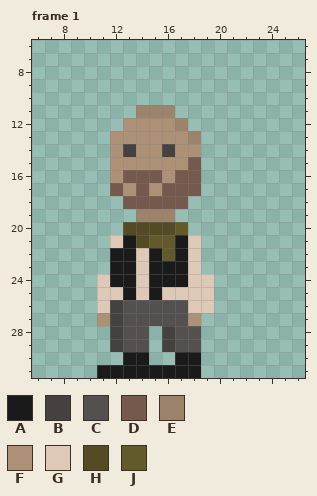
A pixel-art file gets an edit: COP4053/Assets/Art/Aesprites/Enemy/enemy.aseprite. That is the earlier state.
32x32 pixels, 25 frames. Shown: frame 1: x 6..26, y 6..31. The commit also changed other frames, which this record leaves out.
Palette (. is transparent): A #1a1a1a  B #454141  C #545050  D #75594c  E #9c836b  F #ac9176  G #ddc9b6  H #524b24  J #635a2c
Pixels before, frame 1, first column x 11:
11 ...EEE...
12 ..FFFFE..
13 .FFFFFFE.
14 .FBFFBFF.
15 .FFFFFFD.
16 .FDDDFDD.
17 .DFDFDDD.
18 ..DDDDD..
19 ...EEE...
20 ..HHHHJ..
21 .GAHJJAG.
22 .AAGAJAG.
23 .AAGAAAG.
24 GAAGAAAGG
25 GGAGAGGGG
26 GBCCCCCGG
27 FBCCCCCF.
28 .BCC.BCC.
29 .BCC.BCC.
30 ..AA..AA.
31 AAAAAAAA.
After the commit:
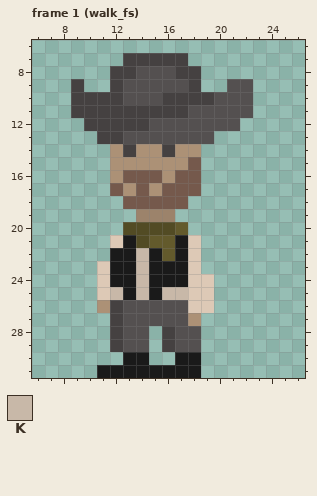
Colours new in this view: K #c8b8a8
Change:
layer "Layer 2" now shown
Changed rows in their new state; - is an unchanged pixel.
Frame 1 (walk_fs), layers "Layer 2", "Layer 1":
first column x 9:
 7 ----BBBBB-----
 8 ---BBCCCBB----
 9 B--BCCCCCB--CC
10 BBBBCCCBBBBCCC
11 BBBBBBBBBCCCCC
12 -BBBBBCCCCCCC-
13 --BBCCCCCCC---
first column x 11:
22 ---K---
23 G--K---
24 ---K---
25 -K-K-KK
26 F------
27 .------
Pixel boxes of the changes (left, top, right, bottom) in both pictures:
changed: (71, 53, 253, 144)
changed: (97, 248, 188, 326)
